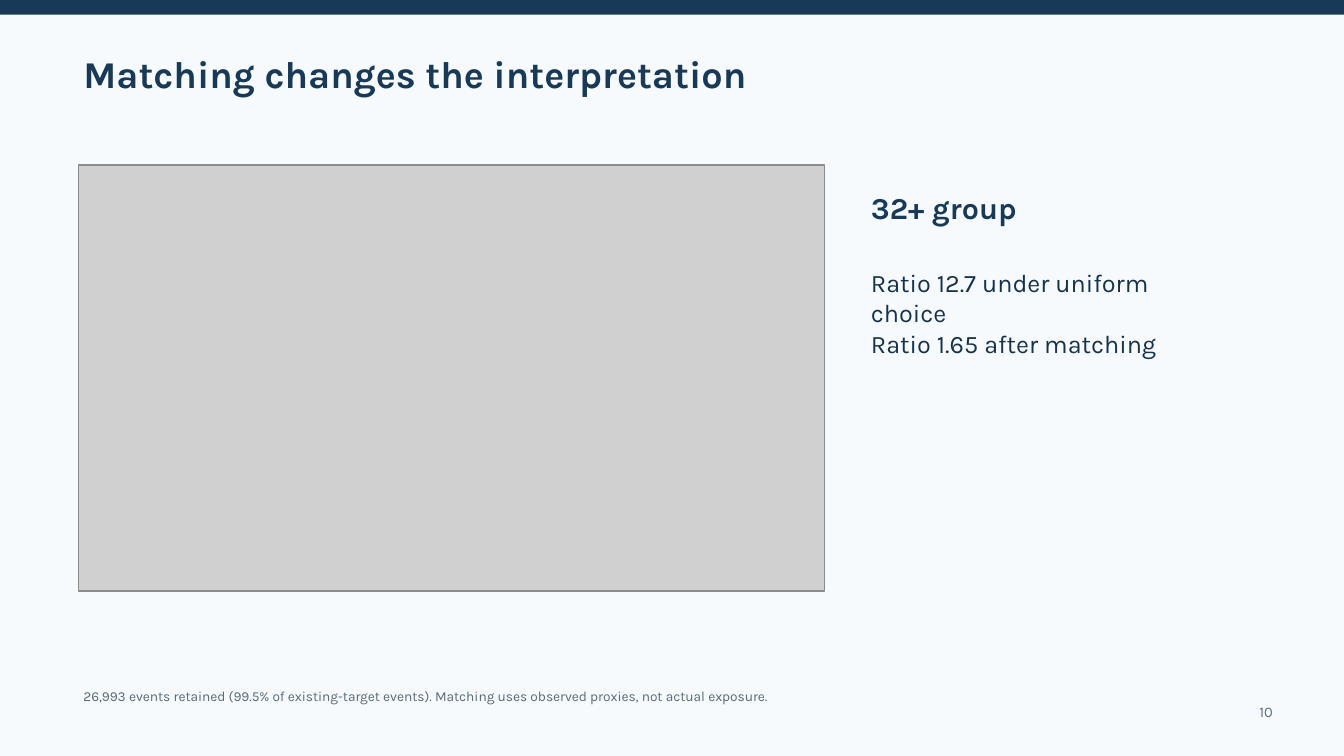
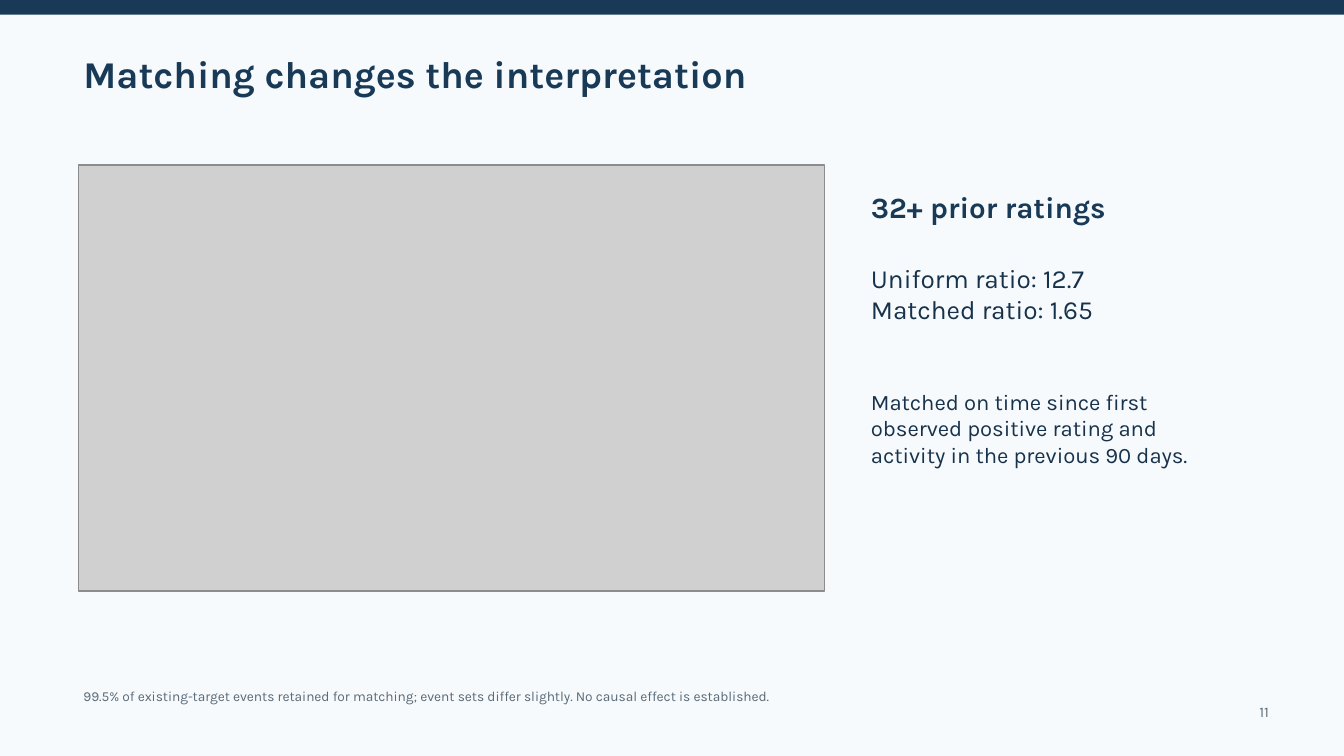
Before and after one commit to O-2wice/bitcoin-otc-trust-network-science, a slide deck: slide 11 of presentation/bitcoin_otc_network_science.pptx (slide 10 before the commit). Drawn at 1344x756 pixels with LibreOffice and Linux fonts; fonts in the diff are those of the drawing; grey boxes stand for pictures. Boxes give left, top, right and bottom in pixels: in the first picture for what was removed or moved away, otherwise in the second. Text is boxed around its words. In the diff, an @@ line names an element or a change of style, - is before the commit and + after.

```diff
--- a/presentation/bitcoin_otc_network_science.pptx
+++ b/presentation/bitcoin_otc_network_science.pptx
@@ text at (x1=871, y1=197, x2=1106, y2=225): text changed; size 21.8 to 21 pt @@
-32+ group
+32+ prior ratings
@@ text at (x1=871, y1=270, x2=1093, y2=320): text changed; size 18 to 18.8 pt @@
-Ratio 12.7 under uniform choice
-Ratio 1.65 after matching
+Uniform ratio: 12.7
+Matched ratio: 1.65
@@ text added at (x1=871, y1=394, x2=1187, y2=469), 15.8 pt, text #17324B @@
+Matched on time since first observed positive rating and activity in the previous 90 days.
@@ text at (x1=83, y1=691, x2=770, y2=705): text changed @@
-26,993 events retained (99.5% of existing-target events). Matching uses observed proxies, not actual exposure.
+99.5% of existing-target events retained for matching; event sets differ slightly. No causal effect is established.
@@ text at (x1=1259, y1=708, x2=1269, y2=717): text changed @@
-10
+11
```
Also in this commit, not shown: 8 other slides changed, 5 slides added, 4 slides removed, 1 other file.
